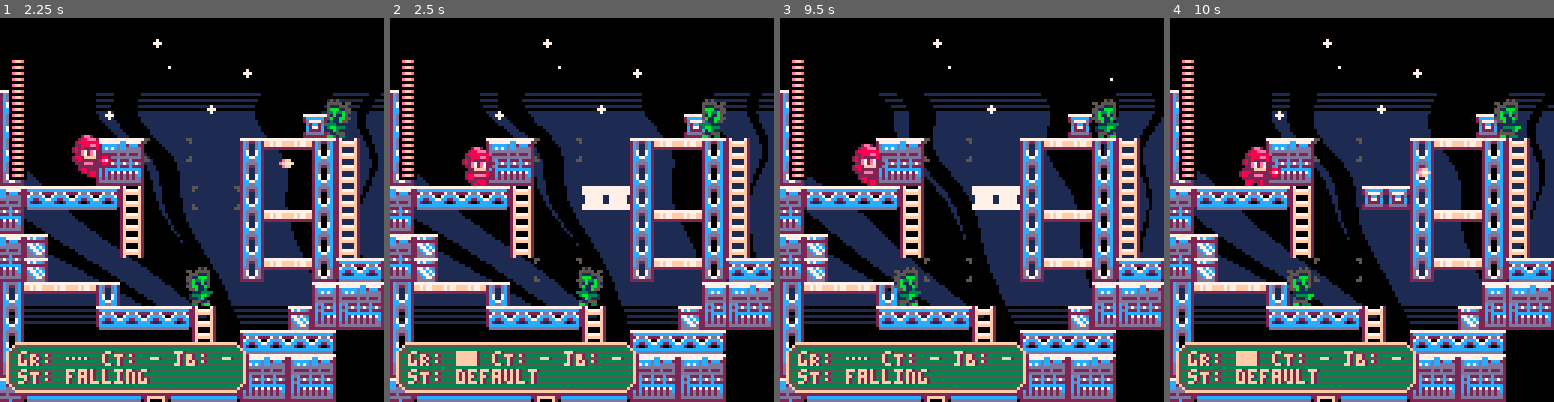
Above: before the commit, frames 1-4 (left to right).
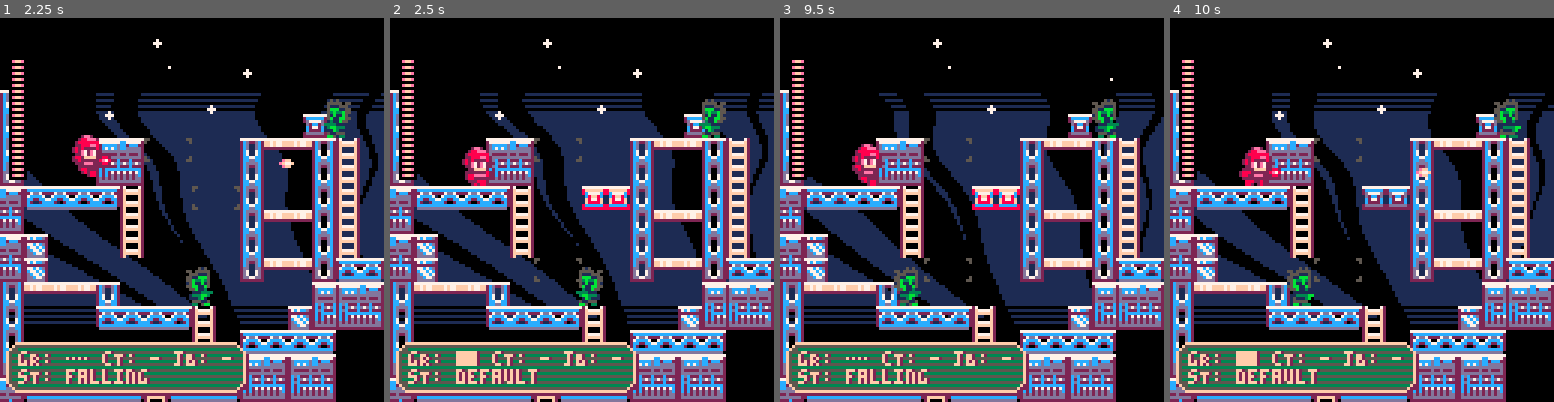
Above: after the commit, the same moments.

Repository: whckmstrjck/picoboy
Game: PICO-8 cartridge picoboy.p8
Two runs of this game, one before a commit and one after it. Both use one fixed random seed, a clock stepped at 60 frames per second and the inputs below.
Inputs:
- Up to frame 1 (2.25 s): tap X (X key) at 0.33, 1.07, 1.85 s; tap O (Z key) at 0.7, 1.7, 2.1 s; hold Right 1.6-2.1 s; hold Up from 2.15 s (still down)
- Up to frame 2 (2.5 s): release Up at 2.42 s; hold Right from 2.47 s (still down)
- Up to frame 3 (9.5 s): tap O (Z key) every 0.4 s from 2.5 to 9.3 s; tap X (X key) every 1.12 s from 2.97 to 8.55 s; release Right at 3.03 s; hold Left 3.08-3.58 s; hold Down 3.63-3.97 s; hold Right 4.02-4.68 s; hold Up 4.73-5.03 s; hold Left 5.08-5.68 s; hold Down 5.73-6.03 s; hold Right 6.08-6.58 s; hold Right 6.63-7.13 s; hold Up 7.18-7.45 s; hold Right 7.5-8.07 s; hold Left 8.12-8.62 s; hold Down 8.67-9 s; hold Right from 9.05 s (still down)
- Up to frame 4 (10 s): tap X (X key) at 9.67 s; tap O (Z key) at 9.7 s; release Right at 9.72 s; hold Up from 9.77 s (still down)

Frame 1 is identical in both runs. In frame 2, 0.5% of the frame differs, in the area x 50-63%, y 44-50%; in frame 3, 0.5%; in frame 4, nothing differs.

Commit message:
Refactor camera reset logic in _draw function and adjust platform color palette timing

Diff:
--- a/lua/_draw.lua
+++ b/lua/_draw.lua
@@ -1,5 +1,5 @@
 function _draw()
-  cam:reset()
+  -- cam:reset() -- not sure if needed
   draw_sky()
   cam:update()
   map()
--- a/lua/classes/platform.lua
+++ b/lua/classes/platform.lua
@@ -105,7 +105,7 @@
         pal(2, 8)
         pal(13, 12)
       end
-      if time_current > (time_max - 12) then
+      if time_current > (time_max - 8) then
         pal_set_all(7)
       end
 
